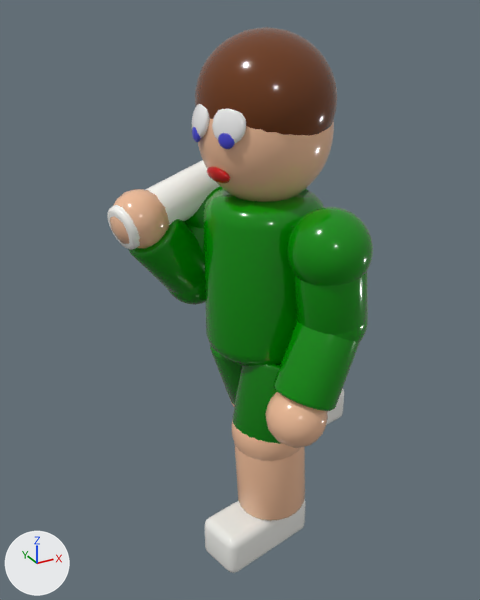
The glTF model extracted/sprites_live/hammer_walk/model.glb, before and after one commit.
Camera for both pictures: a 50 mm camera at (-0.975, -1.626, 0.982) aimed at (-0.039, 0.075, 0.131). Arrows for +X, +Y and +Z are at lower left; the lights stay in place. The picture after the commit comes second. Where no turn or scale is listed for an object, it has been applied to the vertices. Vertices at exactly the same position are counted once.

Objects in the first picture: 'elbow_ball_f', 'elbow_ball_n', 'eye_f', 'eye_n', 'farm_f', 'farm_n', 'hair', 'hand_n', 'handle', 'head', 'knee_ball_n', 'mouth', 'pupil_n', 'shin_n', 'shoe_n', 'shoulder_ball_n', 'thigh_n', 'torso', 'uarm_f', 'uarm_n' and 5 more.
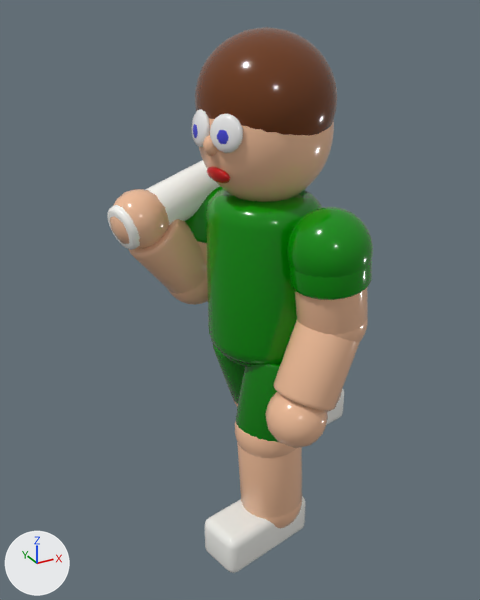
Where the newer file only moved an object's origin or applied its transform, the numbers keep the older frame.

What changed in the scene script:
```text
Change me_sphere_010:
    remove me_sphere_010.from_pydata(...)  # 482 vertices, 960 faces; spans x -0.12..0.12, y -0.12..0.12, z -0.12..0.12
    add me_sphere_010.from_pydata(...)  # 482 vertices, 960 faces; spans x -0.11..0.11, y -0.11..0.11, z -0.11..0.11
    me_sphere_010 part 1: the whole mesh is scaled about its middle by 0.917
Change me_cylinder_006:
    remove me_cylinder_006.from_pydata(...)  # 192 vertices, 380 faces; spans x -0.122..0.122, y -0.116..0.116, z -0.152..0.152
    add me_cylinder_006.from_pydata(...)  # 192 vertices, 380 faces; spans x -0.113..0.113, y -0.106..0.106, z -0.151..0.151
    me_cylinder_006 part 2: the whole mesh is multiplied about its middle by the matrix ((0.913, 0.0, -0.006), (0.0, 0.912, -0.001), (-0.006, -0.001, 1.0))
Change me_cylinder_005:
    remove me_cylinder_005.from_pydata(...)  # 192 vertices, 380 faces; spans x -0.139..0.139, y -0.124..0.124, z -0.147..0.147
    add me_cylinder_005.from_pydata(...)  # 192 vertices, 380 faces; spans x -0.13..0.13, y -0.114..0.114, z -0.145..0.145
    me_cylinder_005 part 3: the whole mesh is multiplied about its middle by the matrix ((0.916, 0.001, 0.016), (0.001, 0.913, 0.003), (0.016, 0.003, 0.997))
Change me_sphere_002:
    remove me_sphere_002.from_pydata(...)  # 114 vertices, 224 faces; spans x -0.0298..0.0298, y -0.0438..0.0438, z -0.0489..0.0489
    add me_sphere_002.from_pydata(...)  # 114 vertices, 224 faces; spans x -0.0338..0.022, y -0.0398..0.0485, z -0.0698..0.0296
    me_sphere_002 part 4: the whole mesh is multiplied about its middle by the matrix ((0.995, 0.032, -0.092), (-0.037, 0.998, -0.049), (0.091, 0.052, 0.995)), then moved by (-0.0059, 0.0044, -0.0201)
Change me_sphere_006:
    used by ob_mouth; parent = ob_neckj; location = (-0.171, 0.0, 0.0988); rotation_euler = (0.0, -0.524, 0.0), in degrees (0, -30, 0); scale = (0.0158, 0.045, 0.0248)
    remove me_sphere_006.from_pydata(...)  # 114 vertices, 224 faces; spans x -1.0..1.0, y -1.0..1.0, z -1.0..1.0
    remove me_sphere_006.materials.append(mat_lips)  # red #c81414
    add me_sphere_006.from_pydata(...)  # 114 vertices, 224 faces; spans x -0.02..0.02, y -0.02..0.02, z -0.03..0.03
    me_sphere_006 part 5: the whole mesh is scaled about its middle by (0.0215, 0.0202, 0.0275)
    add me_sphere_006.materials.append(mat_skin)  # beige #f1be9a
Change me_sphere_003:
    remove me_sphere_003.from_pydata(...)  # 114 vertices, 224 faces; spans x -0.0153..0.0153, y -0.022..0.022, z -0.025..0.025
    add me_sphere_003.from_pydata(...)  # 114 vertices, 224 faces; spans x -0.0182..0.0115, y -0.016..0.0285, z -0.0179..0.032
    me_sphere_003 part 6: the whole mesh is multiplied about its middle by the matrix ((0.999, 0.035, 0.031), (-0.035, 0.999, 0.016), (-0.03, -0.017, 0.999)), then moved by (-0.0033, 0.0062, 0.0071)
Change me_sphere_012:
    where me_sphere_012.from_pydata(...)  # 482 vertices, 960 faces; spans x -0.1..0.1, y -0.1..0.1, z -0.1..0.1
    me_sphere_012 part 7: 960 faces spanning x -0.1..0.1, y -0.1..0.1, z -0.1..0.1 switch from mat_sweater (green #008c00) to mat_skin (beige #f1be9a)
Change me_cylinder_008:
    where me_cylinder_008.from_pydata(...)  # 192 vertices, 380 faces; spans x -0.145..0.145, y -0.108..0.108, z -0.148..0.148
    remove me_cylinder_008.materials.append(mat_sweater)  # green #008c00
    add me_cylinder_008.materials.append(mat_skin)  # beige #f1be9a
Change me_cylinder_007:
    where me_cylinder_007.from_pydata(...)  # 192 vertices, 380 faces; spans x -0.125..0.125, y -0.106..0.106, z -0.131..0.131
    remove me_cylinder_007.materials.append(mat_sweater)  # green #008c00
    add me_cylinder_007.materials.append(mat_skin)  # beige #f1be9a
Change me_sphere_008:
    where me_sphere_008.from_pydata(...)  # 482 vertices, 960 faces; spans x -0.1..0.1, y -0.1..0.1, z -0.1..0.1
    me_sphere_008 part 8: 960 faces spanning x -0.1..0.1, y -0.1..0.1, z -0.1..0.1 switch from mat_sweater (green #008c00) to mat_skin (beige #f1be9a)
Change me_cylinder_004:
    where me_cylinder_004.from_pydata(...)  # 192 vertices, 380 faces; spans x -0.133..0.133, y -0.104..0.104, z -0.146..0.146
    remove me_cylinder_004.materials.append(mat_sweater)  # green #008c00
    add me_cylinder_004.materials.append(mat_skin)  # beige #f1be9a
Change me_cylinder_003:
    where me_cylinder_003.from_pydata(...)  # 192 vertices, 380 faces; spans x -0.111..0.111, y -0.102..0.102, z -0.12..0.12
    remove me_cylinder_003.materials.append(mat_sweater)  # green #008c00
    add me_cylinder_003.materials.append(mat_skin)  # beige #f1be9a
Change ob_eye_f:
    ob_eye_f.location: (-0.181, 0.0588, 0.238) -> (-0.186, 0.0533, 0.218)
    ob_eye_f.rotation_euler: (0.0, 0.209, -0.314) -> (0.0, 0.105, -0.279)  # degrees (0, 12, -18) -> degrees (0, 6, -16)
Change ob_torso:
    ob_torso.scale: (0.99, 1.0, 1.0) -> (0.92, 1.0, 1.0)
Add ob_sleeve_n:
    ob_sleeve_n = bpy.data.objects.new('sleeve_n', me_cylinder_011_1)  # 192 vertices, 380 faces; spans x -0.115..0.115, y -0.113..0.113, z -0.061..0.061; in mat_sweater (green #008c00)
    ob_sleeve_n.location = (0.06, -0.253, 0.336)
Add ob_sleeve_f:
    ob_sleeve_f = bpy.data.objects.new('sleeve_f', me_cylinder_012_1)  # 192 vertices, 380 faces; spans x -0.117..0.117, y -0.114..0.114, z -0.078..0.078; in mat_sweater (green #008c00)
    ob_sleeve_f.location = (-0.069, 0.251, 0.338)
Add ob_nose_skin:
    ob_nose_skin = bpy.data.objects.new('nose_skin', me_sphere_006)
    ob_nose_skin.location = (-0.19, -0.04, 0.65)
Add ob_ankle_ball_n:
    ob_ankle_ball_n = bpy.data.objects.new('ankle_ball_n', me_sphere_012_1)  # 482 vertices, 960 faces; spans x -0.104..0.104, y -0.104..0.104, z -0.104..0.105; in mat_skin (beige #f1be9a)
    ob_ankle_ball_n.location = (-0.012, -0.096, -0.543)
```

Pixel boxes (x1, y1, x2, y2) of what changed, in the pictures (480 x 600 px; the box of a moved part takes in the faces that stretch with it):
'torso', rescaled: before (204, 189, 324, 366); after (206, 189, 322, 365)
'farm_n', recoloured (green to beige): (273, 320, 360, 411) in both
'shin_n', reshaped (8% narrower): before (234, 443, 305, 521); after (237, 442, 302, 518)
'uarm_n', recoloured (green to beige): (295, 288, 368, 335) in both
'farm_f', recoloured (green to beige): (128, 219, 205, 294) in both
'thigh_n', reshaped: before (233, 364, 280, 444); after (236, 363, 281, 442)
'sleeve_n', added (green): after (289, 260, 372, 300)
'knee_ball_n', rescaled (11% narrower, 9% shorter): before (232, 419, 301, 461); after (235, 420, 296, 458)
'eye_n', reshaped: before (212, 109, 246, 143); after (210, 114, 243, 153)
'eye_f', moved, turned: before (192, 104, 210, 138); after (192, 109, 210, 147)
'sleeve_f', added: after (185, 216, 207, 243)
'ankle_ball_n', added: after (241, 499, 302, 528)
'uarm_f', recoloured: (198, 242, 205, 261) in both
'nose_skin', added: after (203, 135, 217, 156)
part 5 of me_sphere_006, moved or reshaped: before (212, 167, 223, 172); after (203, 135, 217, 156)
part 6 of me_sphere_003, moved or reshaped: before (218, 133, 235, 149); after (217, 130, 229, 144)
part 7 of me_sphere_012, recoloured (green to beige): (168, 279, 206, 305) in both
part 8 of me_sphere_008, recoloured (green to beige): (334, 316, 368, 343) in both
